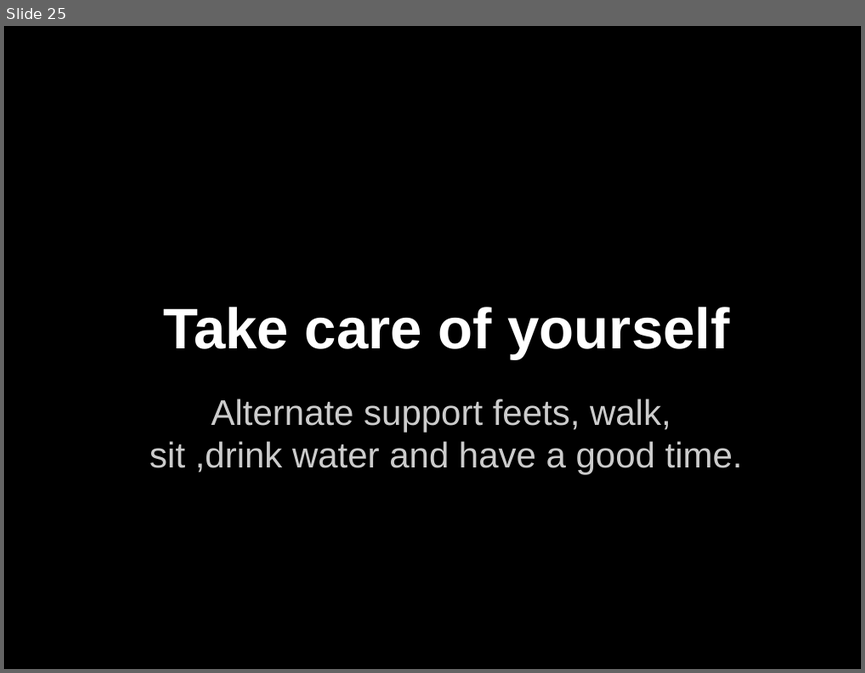
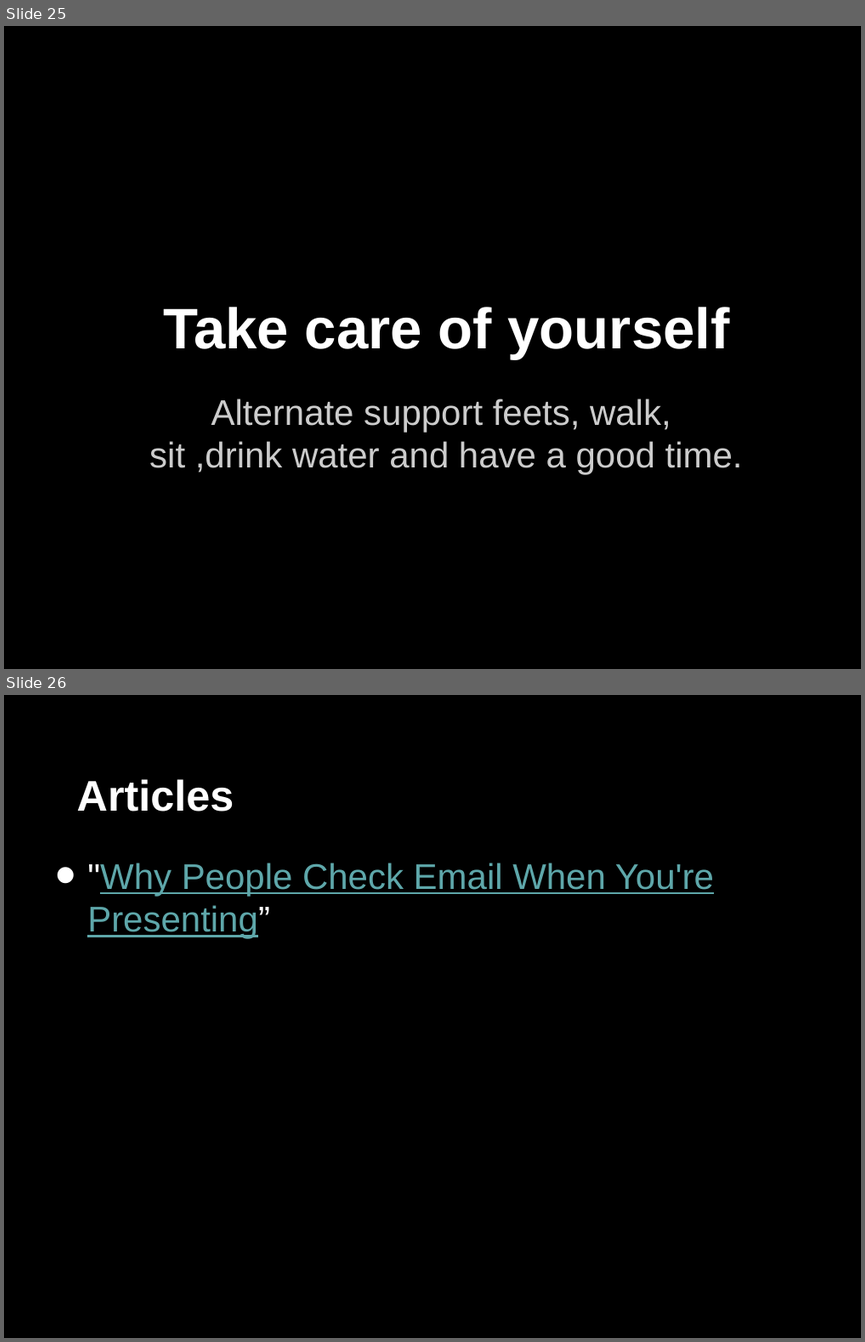
Before and after one commit to nitheeshp/AWSTrainers, a slide deck: Instructor Tips.pptx. Shown one above the other, each under a label of ours: slide 25 before the commit, slides 25 and 26 after it. The pictures are 865x673 and 865x1342 pixels, drawn with LibreOffice and Linux fonts; fonts in the diff are those of the drawing. Boxes give left, top, right and bottom in pixels: in the first picture for what was removed or moved away, otherwise in the second. Text is boxed around its words. In the diff, an @@ line names an element or a change of style, - is before the commit and + after.

```diff
--- a/Instructor Tips.pptx
+++ b/Instructor Tips.pptx
@@ slide 26 added at (4, 695, 861, 1338), background #000000 @@
@@ title added at (77, 779, 234, 811), 36 pt, text #FFFFFF, bold @@
+Articles
@@ text added at (87, 862, 714, 939), 30 pt, text #5EA7AA, underline @@
+• "Why People Check Email When You're Presenting”
```
Also in this commit, not shown: 1 other slide added.
